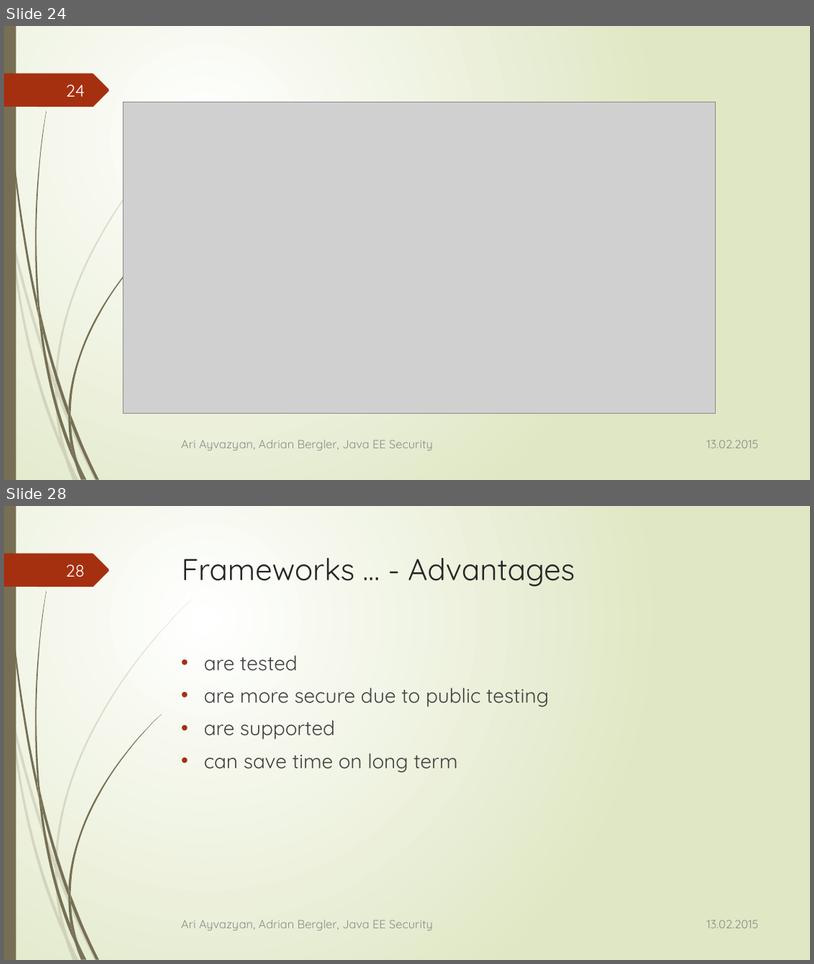
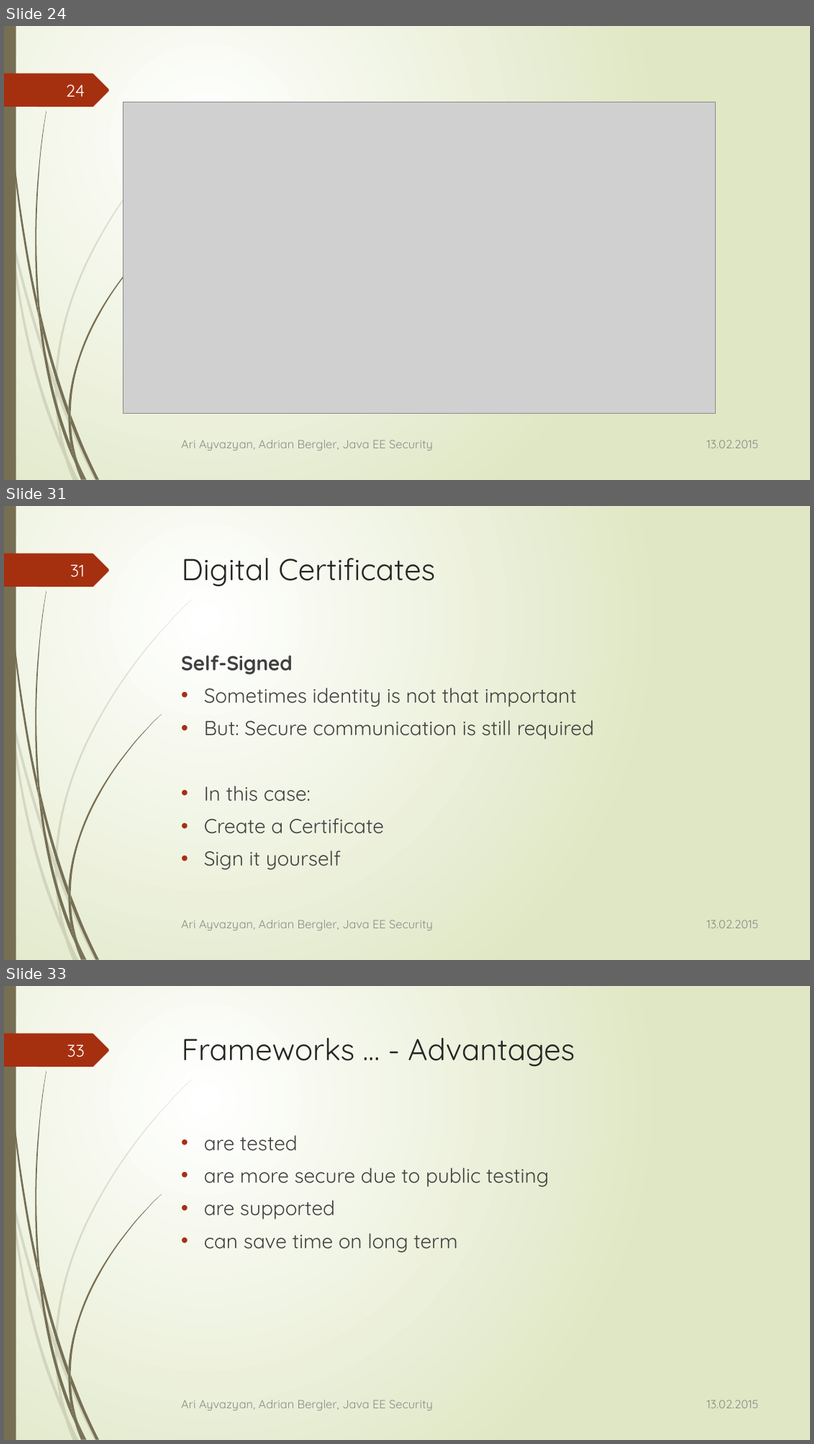
Before and after one commit to aayvazyan-tgm/JavaEESecurityExample, a slide deck: doc/Java EE - Security.pptx. Shown one above the other, each under a label of ours: slides 24 and 28 before the commit, slides 24, 31 and 33 after it; the slides between them are not shown. The pictures are 814x964 and 814x1444 pixels, drawn with LibreOffice and Linux fonts; fonts in the diff are those of the drawing; grey boxes stand for pictures. Boxes give left, top, right and bottom in pixels: in the first picture for what was removed or moved away, otherwise in the second. Text is boxed around its words. In the diff, an @@ line names an element or a change of style, - is before the commit and + after.

```diff
--- a/doc/Java EE - Security.pptx
+++ b/doc/Java EE - Security.pptx
@@ slide 31 added at box(4, 506, 810, 960), background gradient #FFFFFF to #DFE8C4; not listed: 24 template elements that a slide beside it also shows @@
@@ page number added at box(70, 564, 85, 577), 20 pt, text #FEFFFF @@
+31
@@ title added at box(182, 558, 435, 587), 36 pt, text #262626 @@
+Digital Certificates
@@ text added at box(181, 655, 594, 870), 24 pt, text #404040 @@
+Self-Signed
+• Sometimes identity is not that important
+• But: Secure communication is still required
+• In this case:
+• Create a Certificate
+• Sign it yourself
@@ text added at box(181, 919, 433, 930), 14 pt, text #8C8C8C @@
+Ari Ayvazyan, Adrian Bergler, Java EE Security
@@ text added at box(707, 919, 759, 928), 14 pt, text #8C8C8C @@
+13.02.2015
@@ what was slide 28 is now slide 33 @@
@@ page number at box(67, 1044, 85, 1057): text changed @@
-28
+33
```
Also in this commit, not shown: 8 slides changed, 4 other slides added.
